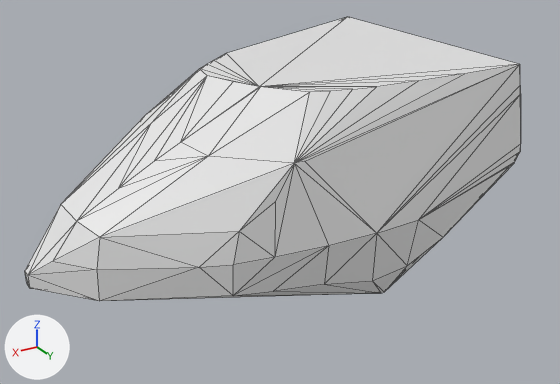
A saved change to the OBJ model assets/mesh/dark_pink_onion/hulls/h10.obj.
Camera for both pictures: a camera (50 mm lens) standing at (0.02822, 0.00756, -0.04388) and looking at (0.0211, -0.00431, -0.04981). Every picture has the same lights, and +X, +Y and +Z are marked at lower left. The picture after the commit comes second. Mesh edges are drawn as thin lines. Where no turn or scale is listed for an object, it has been applied to the vertices.

Names of what the first picture shows: 'h10'.
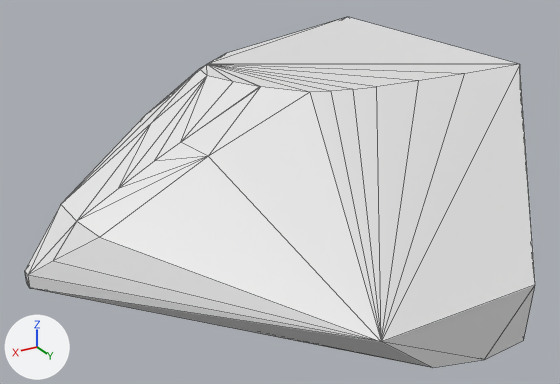
Location of each change, [x1, y1, x2, y2] in pixels of the pictures (560 x 384 px; the box of a moved part takes in the faces that stretch with it):
'h10', reshaped (24% taller): before [25, 17, 521, 301]; after [25, 17, 535, 368]
part 1 of me_h10, moved or reshaped: before [28, 17, 521, 301]; after [28, 17, 535, 368]

Edits to the bpy script that builds the scene:
```text
Change me_h10:
    used by ob_h10; location = (0.0, 0.0, 0.0)
    remove me_h10.from_pydata(...)  # 82 vertices, 160 faces; spans x 0.01621..0.02591, y -0.00903..-0.00244, z -0.05175..-0.04766
    add me_h10.from_pydata(...)  # 66 vertices, 128 faces; spans x 0.01621..0.02591, y -0.00903..0.00035, z -0.05175..-0.04766
    me_h10 part 1
    21 vertices are removed from x 0.01637..0.025, y -0.00374..-0.00244, z -0.05123..-0.04859
    97 faces are deleted
    5 vertices are added at (0.0212, 0.00035, -0.05098), (0.02009, 0.00035, -0.05123), (0.01922, 0.00035, -0.05117), (0.01913, 0.00035, -0.05015), (0.02223, 0.00035, -0.05015)
    65 new faces join them
```
